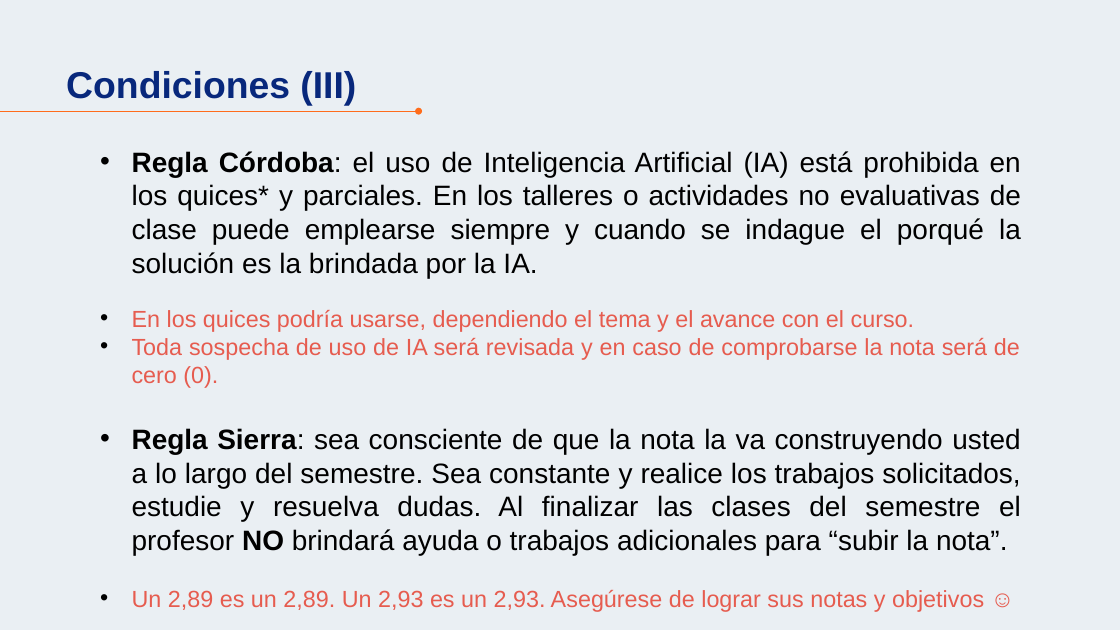
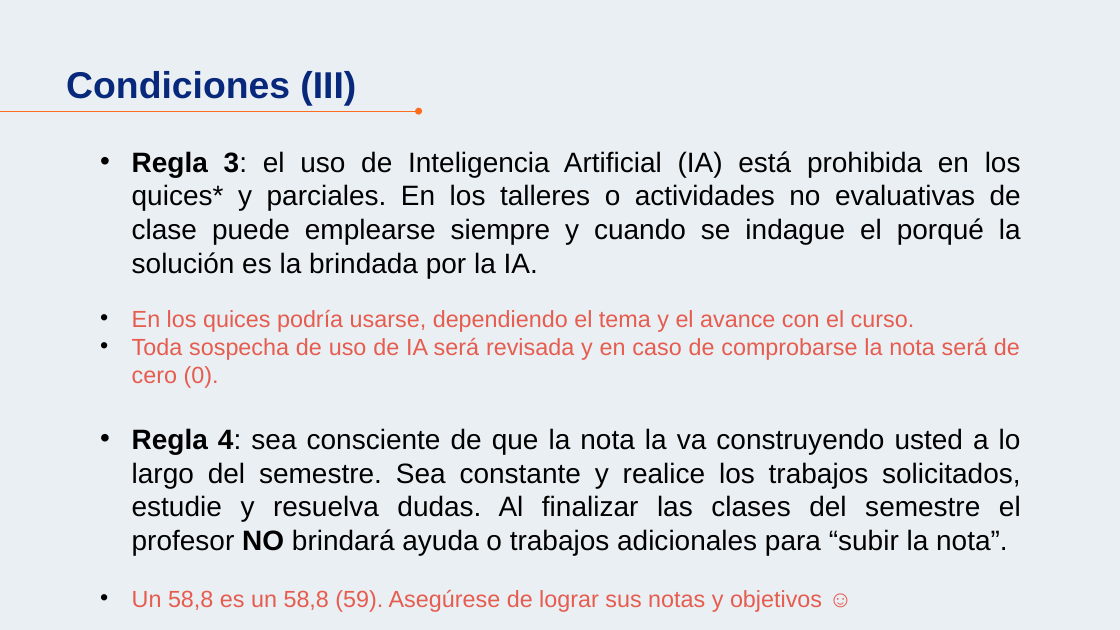
Before and after one commit to norbeydanilo/oop, a slide deck: slide 5 of 00.presentacion-inicial-OOP.pptx. Drawn at 1120x630 pixels with LibreOffice and Linux fonts; fonts in the diff are those of the drawing. Boxes give left, top, right and bottom in pixels: in the first picture for what was removed or moved away, otherwise in the second. Text is boxed around its words. In the diff, an @@ line names an element or a change of style, - is before the commit and + after.

```diff
--- a/00.presentacion-inicial-OOP.pptx
+++ b/00.presentacion-inicial-OOP.pptx
@@ text at (132, 151, 1021, 278): text changed @@
-  • Regla Córdoba: el uso de Inteligencia Artificial (IA) está prohibida en los quices* y parciales. En los talleres o actividades no evaluativas de clase puede emplearse siempre y cuando se indague el porqué la solución es la brindada por la IA.
+  • Regla 3: el uso de Inteligencia Artificial (IA) está prohibida en los quices* y parciales. En los talleres o actividades no evaluativas de clase puede emplearse siempre y cuando se indague el porqué la solución es la brindada por la IA.
@@ text at (132, 428, 1021, 612): text changed @@
-  • Regla Sierra: sea consciente de que la nota la va construyendo usted a lo largo del semestre. Sea constante y realice los trabajos solicitados, estudie y resuelva dudas. Al finalizar las clases del semestre el profesor NO brindará ayuda o trabajos adicionales para “subir la nota”.
-  • Un 2,89 es un 2,89. Un 2,93 es un 2,93. Asegúrese de lograr sus notas y objetivos ☺
+  • Regla 4: sea consciente de que la nota la va construyendo usted a lo largo del semestre. Sea constante y realice los trabajos solicitados, estudie y resuelva dudas. Al finalizar las clases del semestre el profesor NO brindará ayuda o trabajos adicionales para “subir la nota”.
+  • Un 58,8 es un 58,8 (59). Asegúrese de lograr sus notas y objetivos ☺
```
Also in this commit, not shown: 2 other slides changed, 1 other file.
